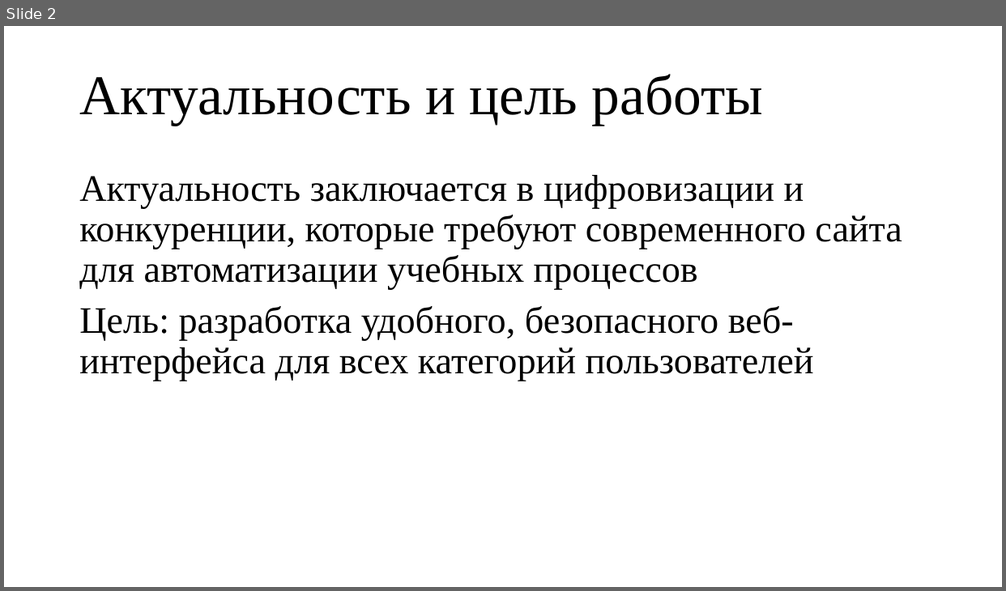
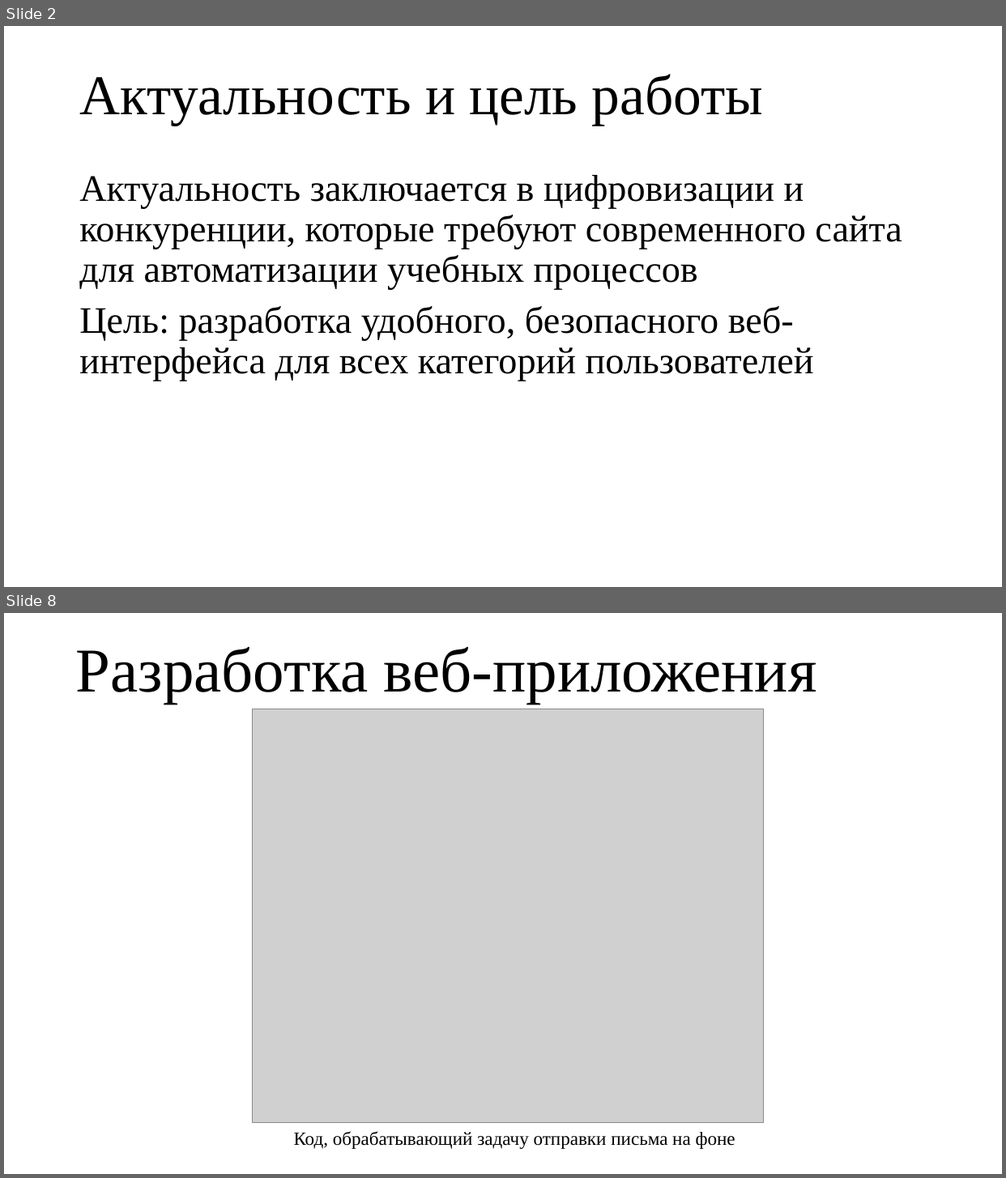
Before and after one commit to chinazes532/ITSchoolWeb, a slide deck: Презентация.pptx. Shown one above the other, each under a label of ours: slide 2 before the commit, slides 2 and 8 after it; the slides between them are not shown. The pictures are 1006x591 and 1006x1178 pixels, drawn with LibreOffice and Linux fonts; fonts in the diff are those of the drawing; grey boxes stand for pictures. Boxes give left, top, right and bottom in pixels: in the first picture for what was removed or moved away, otherwise in the second. Text is boxed around its words. In the diff, an @@ line names an element or a change of style, - is before the commit and + after.

```diff
--- a/Презентация.pptx
+++ b/Презентация.pptx
@@ slide 8 added at (4, 613, 1002, 1174), background #FFFFFF @@
@@ title added at (76, 647, 817, 704), 60 pt, text #000000 @@
+Разработка веб-приложения
@@ picture added at (253, 709, 764, 1122) @@
@@ text added at (72, 989, 933, 1112), 10 pt, text #FFFFFF @@
+.
@@ text added at (294, 1131, 735, 1149), 18 pt, text #000000 @@
+Код, обрабатывающий задачу отправки письма на фоне
```
Also in this commit, not shown: 1 slide changed, 9 other slides added.
